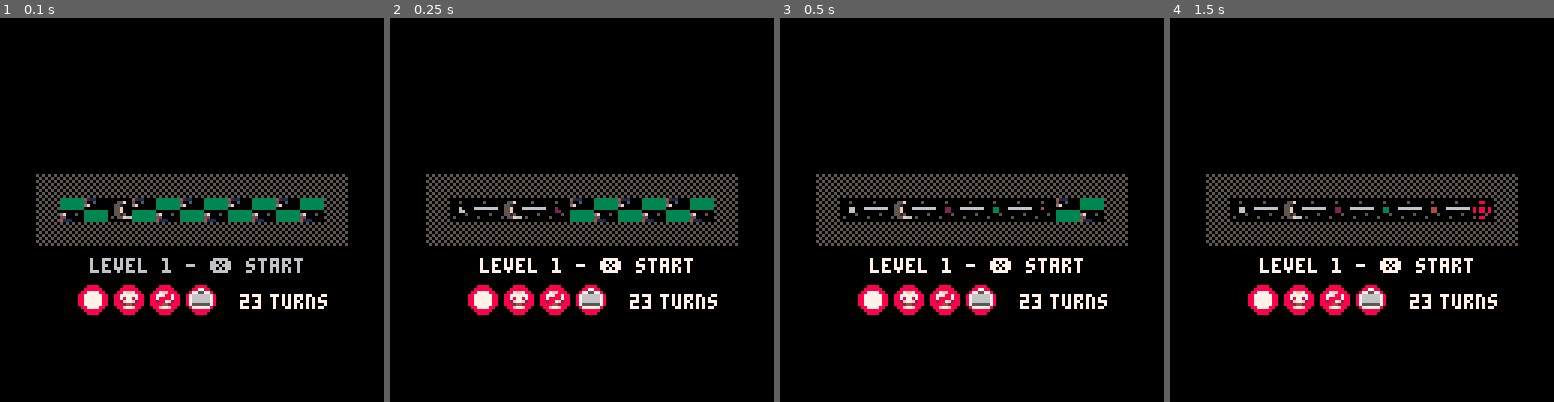
Above: before the commit, frames 1-4 (left to right).
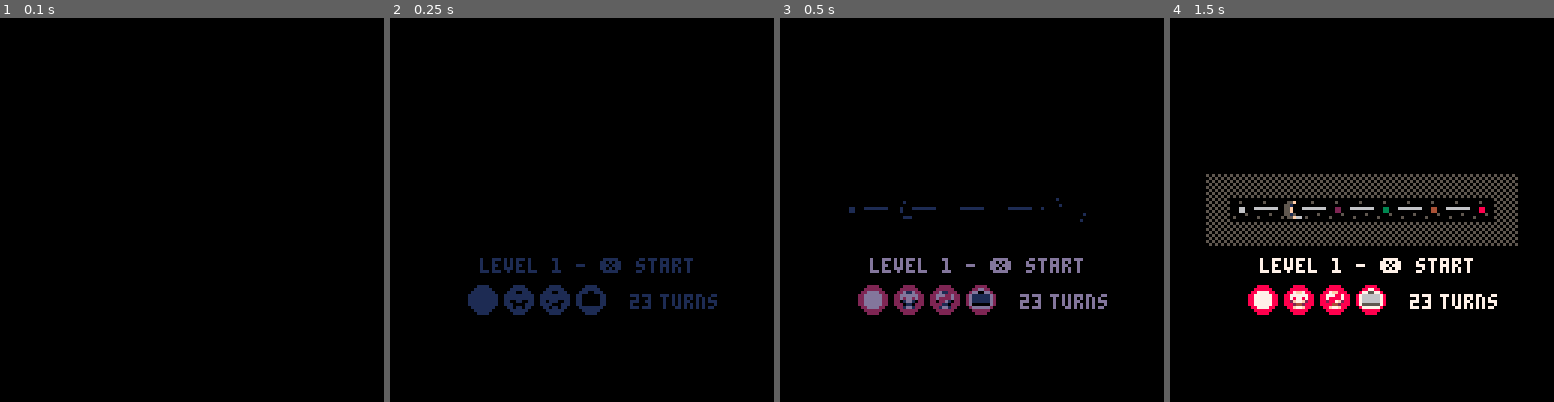
Above: after the commit, the same moments.

Repository: wesen/carts
Game: PICO-8 cartridge pico-go.p8
The game is run twice, just before and just after one commit, with the same random seed, the same clock (stepped at 60 frames per second) and the same inputs.
Inputs:
- Up to frame 1 (0.1 s): no input
- Up to frame 2 (0.25 s): no input
- Up to frame 3 (0.5 s): tap X (X key) at 0.33 s
- Up to frame 4 (1.5 s): tap O (Z key) at 0.7 s; tap X (X key) at 1.07 s

The runs differ from the first frame. In frame 1, 11% of the frame differs, in the area x 9-91%, y 40-78%; in frame 2, 10%; in frame 3, 9.6%; in frame 4, less than 0.1%.

Commit message:
Fix fading of level info

Diff:
--- a/pico-go.p8
+++ b/pico-go.p8
@@ -67,13 +67,14 @@
 
 -- coroutines
 crs={}
-
-function tick_crs()
- for cr in all(crs) do
+draw_crs={}
+
+function tick_crs(_crs)
+ for cr in all(_crs) do
   if costatus(cr)!='dead' then
    coresume(cr)
   else
-   del(crs, cr)
+   del(_crs, cr)
   end
  end
 end
@@ -81,6 +82,12 @@
 function add_cr(f)
  local cr=cocreate(f)
  add(crs,cr)
+ return cr
+end
+
+function add_draw_cr(f)
+ local cr=cocreate(f)
+ add(draw_crs,cr)
  return cr
 end
 
@@ -748,9 +755,7 @@
   while true do
    for i=1,4 do
     if btnp(i-1) then
-     printh("button pressed")
      local cr=self:move(i)
-     printh("move cr "..tostr(cr))
      if cr!=nil then
       wait_for_cr(cr)
       return
@@ -758,6 +763,12 @@
       yield()
      end
     end
+   end
+   if btnp(5) and game.is_metalevel then
+    printh("select level")
+    game.level_selected=true
+    self.has_finished_turn=true
+    return
    end
    if btnp(4) and not game.is_metalevel then
     printh("restarting level")
@@ -914,6 +925,10 @@
 x no kills / all kills status
 x count turns
 x display level stats in metalevel
+x fix fading of level info
+- chose to enter level
+- fix broken metalevel animation
+- arrow animation blinks
 - enemy distractions
   - compute path to noise
 - add hide in plant sfx
@@ -923,7 +938,6 @@
 - use bebop lines instead of sfx
 - define background tile for level
 - start screen gfx
-- chose to enter level
 - only allow completed levels
 - animate badges on level card
 
@@ -1024,9 +1038,8 @@
   sfx(metalevel_sfx)
   wait_for(1)
   blink()
+  self.is_metalevel=false
   wait_for_cr(fade())
-  printh("faded")
-  printh("fade back in next level")
  else
   self.current_level=dbg_start_level
  end
@@ -1110,6 +1123,7 @@
  return add_cr(function()
 ::again::
   self:load_level(meta_level)
+  self.level_selected=false
   while not (self:is_win() or self:is_lose()) do
    printh("player turn")
    self.turn=turn_player
@@ -1117,6 +1131,7 @@
 
    arrows:show()
    wait_for_cr(player:do_turn())
+   printh("player did turn "..tostr(player.has_finished_turn))
    while not player.has_finished_turn and not self.request_restart do
     if player.is_moving then
      arrows:hide()
@@ -1129,11 +1144,10 @@
    self.meta_position=v2(player.node.x,player.node.y)
    local level=player.node.level
    printh("level: "..tostr(level))
-   if level<=16 then
+   if self.level_selected and level<=16 then
     self.current_level=level
  	  printh("selected level "..tostr(self.current_level))
-	   -- here we need to handle a x input
-  	 return
+ 	  return
   	end
 
    if self:is_win() then
@@ -1262,7 +1276,7 @@
     spr(briefcase_spr,100,20)
    end
   else
-   if player!=nil and not is_blink then
+   if player!=nil then
     local level=levels[player.node.level]
     if level!=nil then
      local s="level "..tostr(level.number).." - ❎ start"
@@ -1270,8 +1284,7 @@
      local x1=48
      local y1=90
      if level.has_finished then
-    	 bspr(card_spr,
-           x1-21,y1,8)
+    	 bspr(card_spr,x1-21,y1,8)
       if level.max_enemies_killed==level.enemies then
        bspr(all_kill_spr,
             x1-9,y1,8)
@@ -1325,13 +1338,14 @@
  dt=t-lasttime
  lasttime=t
 
- tick_crs()
+ tick_crs(crs)
  particles:update()
 end
 
 function _draw()
  cls()
  game:draw()
+ tick_crs(draw_crs)
 end
 -->8
 -- gfx
@@ -1445,13 +1459,19 @@
 
 -- fade
 dpal={0,1,1,2,1,13,6,4,4,9,3,13,1,13,14}
+is_fading=false
 
 function fade(fade_in)
- return add_cr(function()
+ return add_draw_cr(function()
+  is_fading=true
   for i=1,10 do
    local i_=i
+   local time_elapsed=0
+
    if (fade_in==true) i_=10-i
    local p=flr(mid(0,i_/10,1)*100)
+
+   while time_elapsed<0.1 do
 
    for j=1,15 do
     local kmax=(p+(j*1.46))/22
@@ -1463,8 +1483,11 @@
     pal(j,col,1)
    end
 
-   wait_for(0.1)
-  end
+    time_elapsed+=dt
+    yield()
+   end
+  end
+  is_fading=false
  end)
 end
 
@@ -1515,12 +1538,14 @@
 end
 
 function bspr(s,x,y,col)
- palbg(col)
- spr(s,x-1,y)
- spr(s,x+1,y)
- spr(s,x,y-1)
- spr(s,x,y+1)
- pal()
+ if not is_fading or true then
+  palbg(col)
+  spr(s,x-1,y)
+  spr(s,x+1,y)
+  spr(s,x,y-1)
+  spr(s,x,y+1)
+  pal()
+ end
  spr(s,x,y)
 end
 
